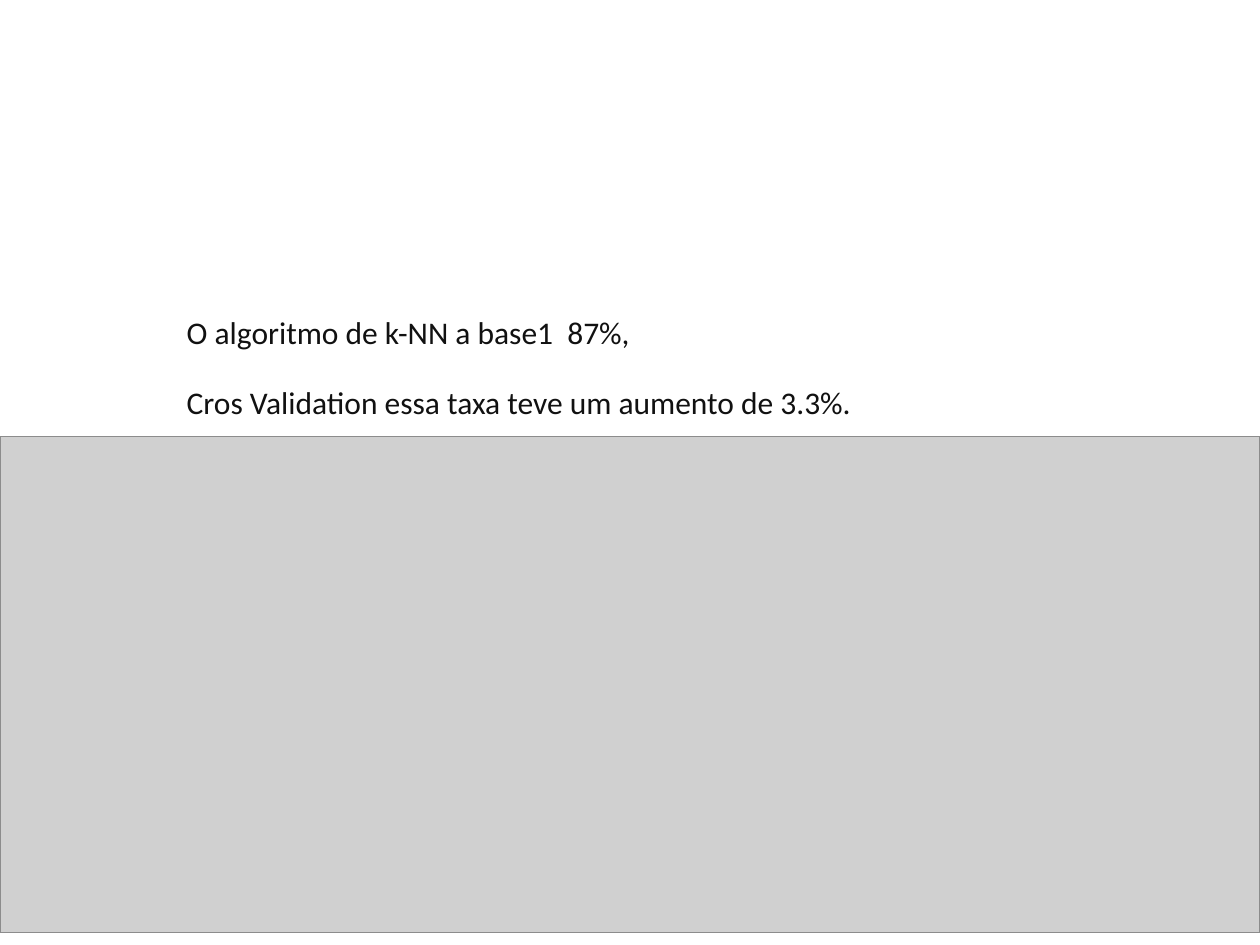
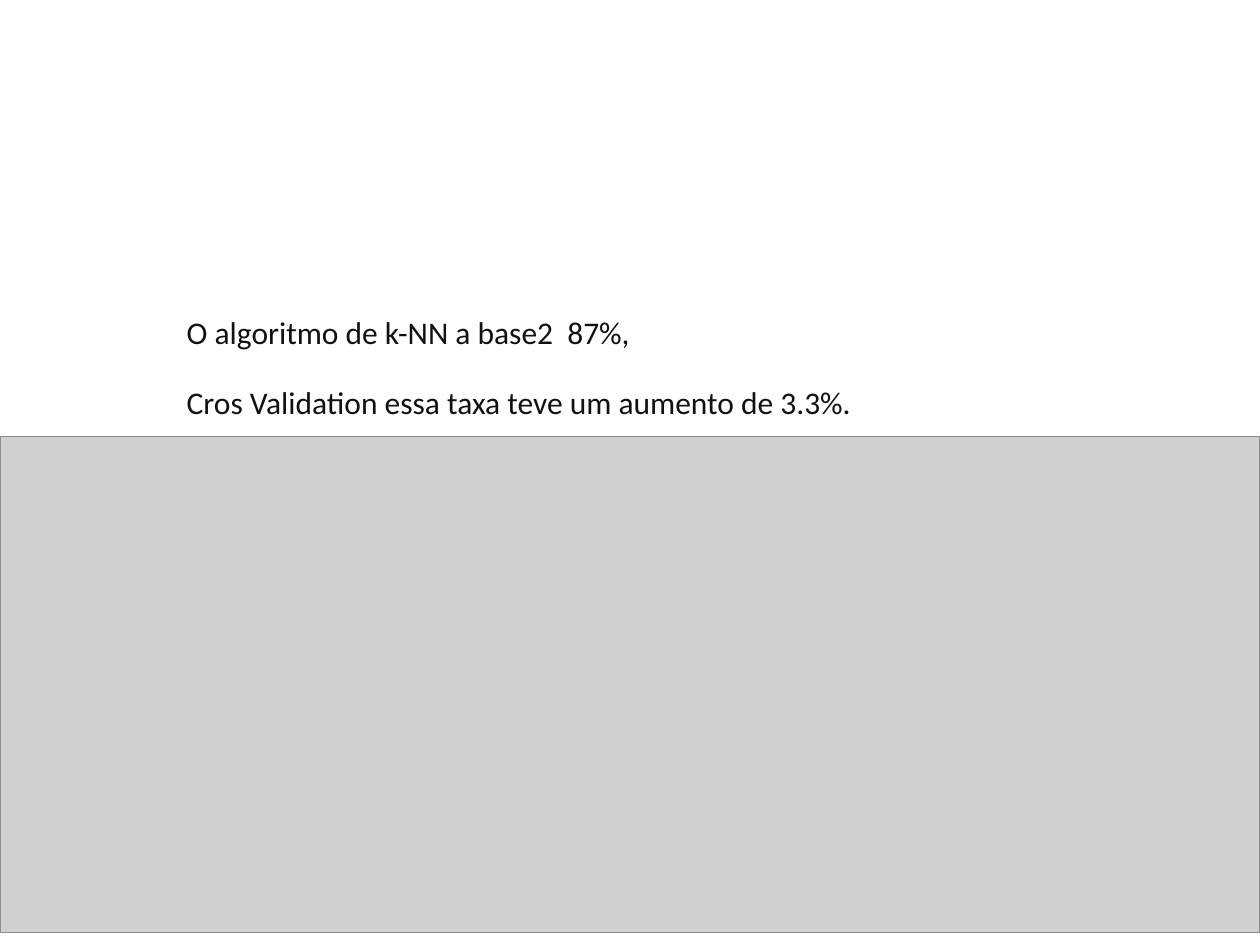
Before and after one commit to marcos901/Projeto-TCC, a slide deck: slide 25 of Parte escrita/Apresentação1.odp. Drawn at 1260x945 pixels with LibreOffice and Linux fonts; fonts in the diff are those of the drawing; grey boxes stand for pictures; background and template pictures are left out. Boxes give left, top, right and bottom in pixels: in the first picture for what was removed or moved away, otherwise in the second. Text is boxed around its words. In the diff, an @@ line names an element or a change of style, - is before the commit and + after.

```diff
--- a/Parte escrita/Apresentação1.odp
+++ b/Parte escrita/Apresentação1.odp
@@ text at [187, 322, 629, 350]: text changed @@
-● O algoritmo de k-NN a base1 87%,
+● O algoritmo de k-NN a base2 87%,
```
Also in this commit, not shown: 7 other slides changed, 4 other files.
